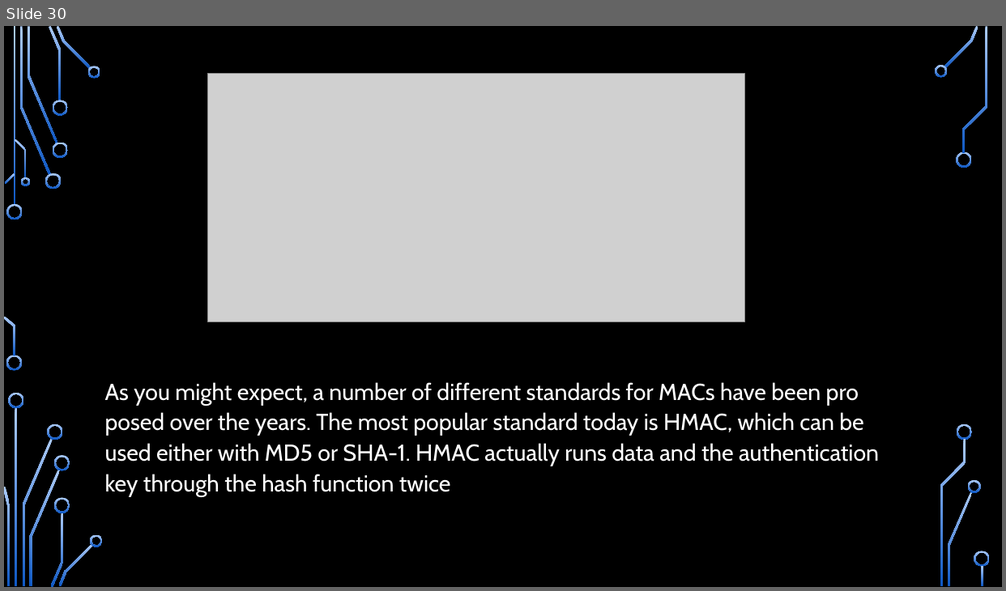
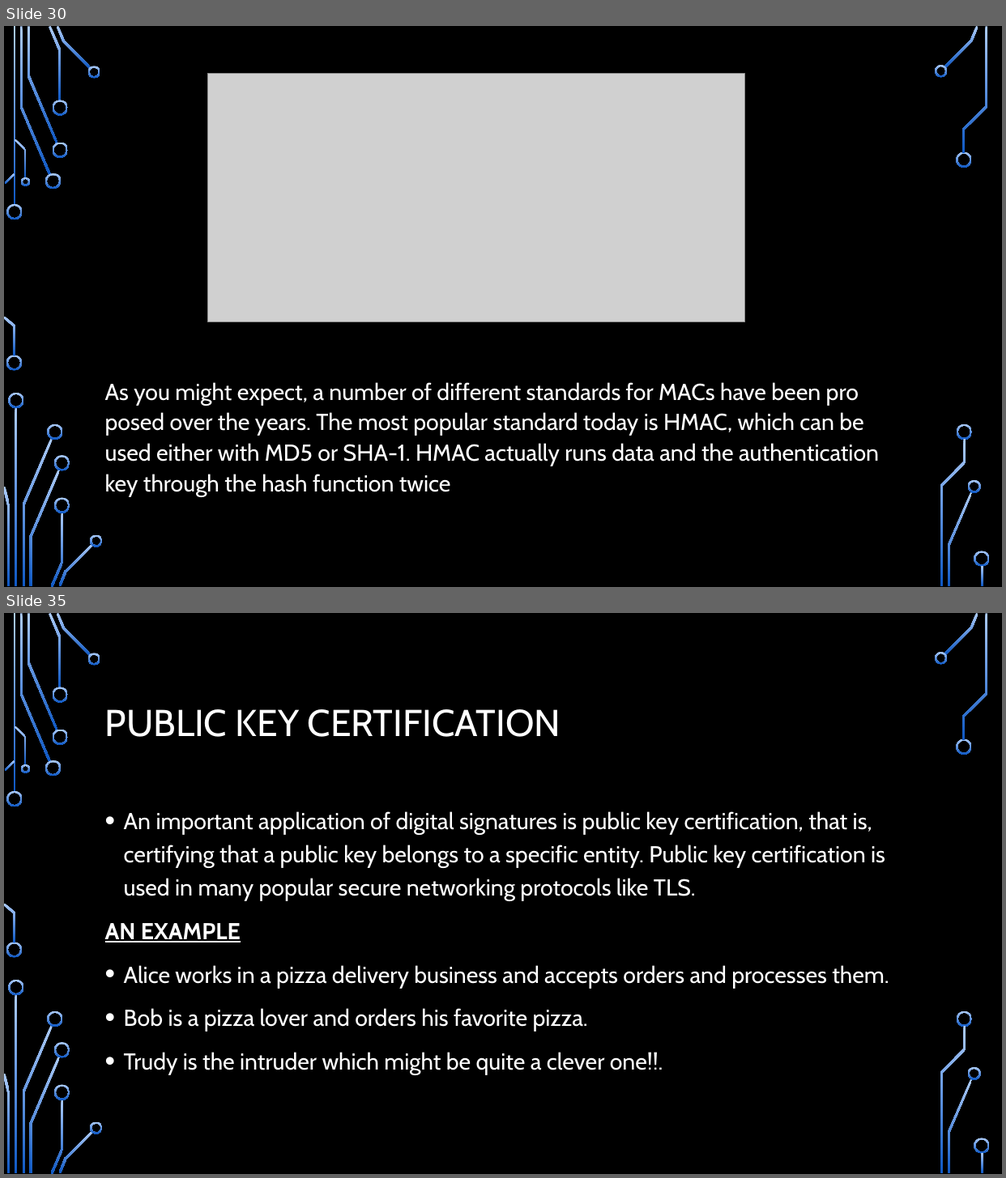
Before and after one commit to CDsonji/NET-Seminar, a slide deck: TLS.pptx. Shown one above the other, each under a label of ours: slide 30 before the commit, slides 30 and 35 after it; the slides between them are not shown. The pictures are 1006x591 and 1006x1178 pixels, drawn with LibreOffice and Linux fonts; fonts in the diff are those of the drawing; grey boxes stand for pictures; background and template pictures are left out. Boxes give left, top, right and bottom in pixels: in the first picture for what was removed or moved away, otherwise in the second. Text is boxed around its words. In the diff, an @@ line names an element or a change of style, - is before the commit and + after.

```diff
--- a/TLS.pptx
+++ b/TLS.pptx
@@ slide 35 added at (x1=4, y1=613, x2=1002, y2=1174), background picture (left out); not listed: 36 template elements that a slide beside it also shows @@
@@ title added at (x1=105, y1=709, x2=560, y2=737), 36 pt, text #FFFFFF @@
+PUBLIC KEY CERTIFICATION
@@ text added at (x1=105, y1=811, x2=889, y2=1076), 22.2 pt, text #FFFFFF @@
+• An important application of digital signatures is public key certification, that is, certifying that a public key belongs to a specific entity. Public key certification is used in many popular secure networking protocols like TLS.
+AN EXAMPLE
+• Alice works in a pizza delivery business and accepts orders and processes them.
+• Bob is a pizza lover and orders his favorite pizza.
+• Trudy is the intruder which might be quite a clever one!!.
```
Also in this commit, not shown: 6 other slides added.
